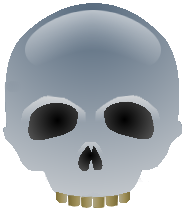
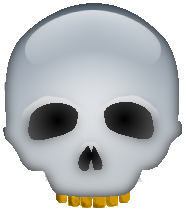
Two versions of the same layered image (186 × 211). Layer-by-layer changes:
painted on "reflet" over box(25, 10, 161, 66)
added layer "Nouveau calque" (83%) above "Copie de tete de mort" over box(5, 3, 182, 197)
added layer "Copie de tete de mort" above "tete de mort" over box(3, 3, 182, 197)
painted on "tete de mort" over box(3, 3, 182, 197)
moved "dents" above "Copie de dents", painted on it over box(56, 192, 130, 208)
added layer "Copie de dents" over box(56, 192, 130, 208)
